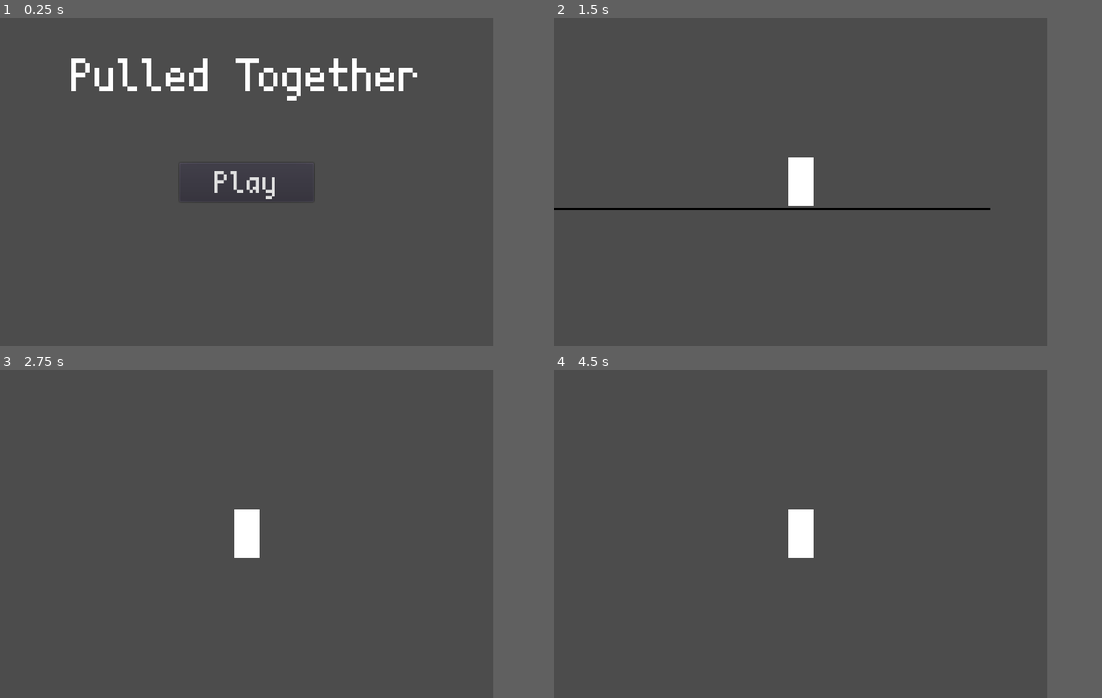
Above: before the commit, frames 1-4 (two rows, left to right).
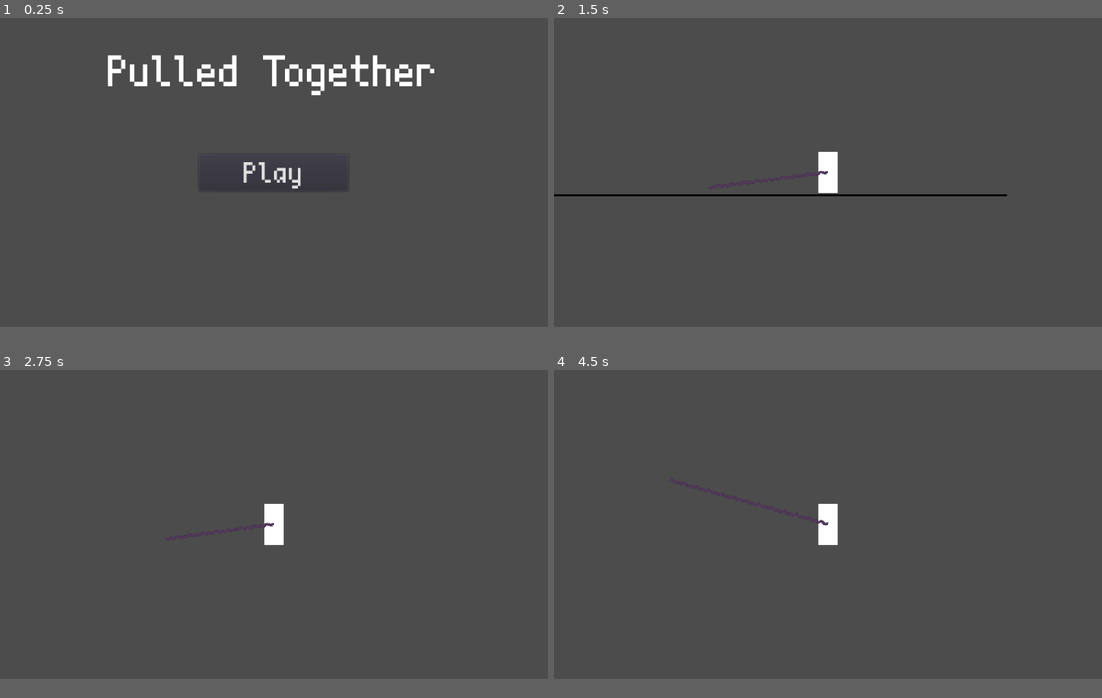
Above: after the commit, the same moments.

Repository: ShadowFungi/Pulled-Together
Game: Godot game, scene res://Scenes/Menus/MainMenu.tscn
Same seed, same stepped clock (60 frames per second), same inputs: the game is played once before the commit and once after it.
Inputs (mouse positions are in pixels of both pictures, inside the frame that each line leads up to):
- Up to frame 1 (0.25 s): no input
- Up to frame 2 (1.5 s): click "Play" at 0.5 s; tap Enter at 1.25 s; move the mouse to (910, 165) at 1.27 s; hold D (move_right) from 1.28 s (still down); click (910, 165) at 1.35 s
- Up to frame 3 (2.75 s): keep holding D (move_right); tap W (jump) at 1.52, 2.27 s; tap Space at 2 s; move the mouse to (147, 550) at 2.02 s; click (147, 550) at 2.1 s
- Up to frame 4 (4.5 s): move the mouse to (849, 461) at 2.77 s; release D (move_right) at 2.78 s; hold A (move_left) 2.78-3.53 s; click (849, 461) at 2.85 s; tap Enter at 3.5 s; move the mouse to (773, 599) at 3.52 s; hold D (move_right) from 3.53 s (still down); click (773, 599) at 3.6 s; tap W (jump) at 3.77 s; tap Space at 4.25 s; move the mouse to (948, 583) at 4.27 s; click (948, 583) at 4.35 s
In our replay, the window is 720x480 before the commit and 800x452 after it. These sizes can differ from the game's own. Grey fills any space a smaller window leaves; there, only what the larger window draws over its background counts as a difference.

The runs differ from the first frame. In frame 1, 3.6% of the frame differs, in the area x 13-80%, y 11-56%; in frame 2, 2.1%; in frame 3, 1.1%; in frame 4, 1.2%.

Commit message:
introducing bugs bugs buggy bugs
improved state machine, started work on grapple, introduced so many bugs

Diff:
--- a/Scenes/Menus/MainMenu.tscn
+++ b/Scenes/Menus/MainMenu.tscn
@@ -18,26 +18,32 @@
 }
 
 [node name="Label" type="Label" parent="."]
-anchor_left = 0.144444
-anchor_top = 0.09375
-anchor_right = 0.855556
-anchor_bottom = 0.252083
-margin_left = -7.62939e-06
+anchor_left = 0.5
+anchor_right = 0.5
+margin_left = -301.511
+margin_top = 44.0
+margin_right = 301.511
+margin_bottom = 120.0
 custom_fonts/font = ExtResource( 3 )
 text = "Pulled Together"
+align = 1
 __meta__ = {
-"_edit_use_anchors_": true
+"_edit_use_anchors_": false
 }
 
 [node name="Start" type="Button" parent="."]
-anchor_left = 0.36377
-anchor_top = 0.440625
-anchor_right = 0.63623
-anchor_bottom = 0.559375
+anchor_left = 0.5
+anchor_top = 0.5
+anchor_right = 0.5
+anchor_bottom = 0.5
+margin_left = -115.523
+margin_top = -28.5
+margin_right = 115.523
+margin_bottom = 28.5
 custom_fonts/font = SubResource( 1 )
 text = "Play"
 __meta__ = {
-"_edit_use_anchors_": true
+"_edit_use_anchors_": false
 }
 
 [connection signal="pressed" from="Start" to="." method="_on_Start_pressed"]
--- a/Scenes/Player/Grapple/Arrow.tscn
+++ b/Scenes/Player/Grapple/Arrow.tscn
@@ -1,14 +1,37 @@
-[gd_scene load_steps=3 format=2]
+[gd_scene load_steps=4 format=2]
 
 [ext_resource path="res://Scripts/Player/Grapple/Arrow.gd" type="Script" id=1]
 [ext_resource path="res://Assets/Sprites/Beam.png" type="Texture" id=2]
 
+[sub_resource type="CircleShape2D" id=1]
+radius = 2.0
+
 [node name="Arrow" type="Node2D"]
 script = ExtResource( 1 )
 
-[node name="Tail" type="Line2D" parent="."]
+[node name="RayCast2D" type="RayCast2D" parent="."]
+cast_to = Vector2( 250, 0 )
+
+[node name="Tail" type="Line2D" parent="RayCast2D"]
+points = PoolVector2Array( 0, 0, 138, 0 )
+width = 20.0
+default_color = Color( 0.628906, 0.628906, 0.628906, 1 )
+texture = ExtResource( 2 )
+texture_mode = 1
 
 [node name="Head" type="Sprite" parent="."]
+visible = false
+rotation = 1.5708
 texture = ExtResource( 2 )
+region_enabled = true
+region_rect = Rect2( 0, 0, 16, 16 )
 
 [node name="Tween" type="Tween" parent="."]
+
+[node name="Area2D" type="Area2D" parent="."]
+gravity_point = true
+
+[node name="CollisionShape2D" type="CollisionShape2D" parent="Area2D"]
+shape = SubResource( 1 )
+
+[node name="MousePos" type="Node2D" parent="."]
--- a/Scenes/Player/Grapple/Hook.tscn
+++ /dev/null
@@ -1,21 +0,0 @@
-[gd_scene load_steps=5 format=2]
-
-[ext_resource path="res://Scripts/Player/Grapple/Hook.gd" type="Script" id=1]
-[ext_resource path="res://Scenes/Player/Grapple/Arrow.tscn" type="PackedScene" id=2]
-[ext_resource path="res://Scripts/Player/Grapple/GrappleFSM.gd" type="Script" id=3]
-[ext_resource path="res://Scenes/Player/Grapple/SnapDetector.tscn" type="PackedScene" id=4]
-
-[node name="Hook" type="Position2D"]
-script = ExtResource( 1 )
-
-[node name="RayCast2D" type="RayCast2D" parent="."]
-cast_to = Vector2( 75, 0 )
-
-[node name="Arrow" parent="." instance=ExtResource( 2 )]
-
-[node name="SnapDetector" parent="." instance=ExtResource( 4 )]
-
-[node name="Cooldown" type="Timer" parent="."]
-
-[node name="StateMachine" type="Node" parent="."]
-script = ExtResource( 3 )
--- a/Scenes/Player/Grapple/SnapDetector.tscn
+++ /dev/null
@@ -1,24 +0,0 @@
-[gd_scene load_steps=4 format=2]
-
-[ext_resource path="res://Scripts/Player/Grapple/SnapDetector.gd" type="Script" id=1]
-
-[sub_resource type="CapsuleShape2D" id=1]
-
-[sub_resource type="CapsuleShape2D" id=2]
-
-[node name="SnapDetector" type="Area2D"]
-script = ExtResource( 1 )
-
-[node name="CapsuleH" type="CollisionShape2D" parent="."]
-position = Vector2( 24, 0 )
-rotation = 1.5708
-shape = SubResource( 1 )
-
-[node name="CapsuleV" type="CollisionShape2D" parent="."]
-position = Vector2( 34, 0 )
-shape = SubResource( 2 )
-
-[node name="RayCast2D" type="RayCast2D" parent="."]
-position = Vector2( 4, 0 )
-enabled = true
-cast_to = Vector2( 15, 0 )
--- a/Scenes/Player/Player.tscn
+++ b/Scenes/Player/Player.tscn
@@ -1,21 +1,22 @@
-[gd_scene load_steps=4 format=2]
+[gd_scene load_steps=5 format=2]
 
 [ext_resource path="res://Scripts/Player/player.gd" type="Script" id=1]
 [ext_resource path="res://Scripts/Player/PlayerFSM.gd" type="Script" id=2]
+[ext_resource path="res://Scenes/Player/Grapple/Arrow.tscn" type="PackedScene" id=3]
 
 [sub_resource type="CapsuleShape2D" id=1]
-radius = 19.0
-height = 34.0
+radius = 15.0
+height = 35.0
 
 [node name="KinematicBody2D" type="KinematicBody2D"]
 collision_layer = 2
 script = ExtResource( 1 )
 
 [node name="ColorRect" type="ColorRect" parent="."]
-margin_left = -18.0
-margin_top = -36.0
-margin_right = 19.0
-margin_bottom = 35.0
+margin_left = -15.0
+margin_top = -32.0
+margin_right = 15.0
+margin_bottom = 32.0
 __meta__ = {
 "_edit_use_anchors_": false
 }
@@ -28,3 +29,5 @@
 
 [node name="Node" type="Node" parent="."]
 script = ExtResource( 2 )
+
+[node name="Arrow" parent="." instance=ExtResource( 3 )]
--- a/Scripts/Player/Grapple/Arrow.gd
+++ b/Scripts/Player/Grapple/Arrow.gd
@@ -1,30 +1,21 @@
 extends Node2D
 
 
-onready var head := $Head
-onready var tail := $Tail
-onready var tween: Tween = $Tween
+onready var tail := $RayCast2D/Tail
+onready var tween : Tween = $Tween
+onready var ray : RayCast2D = $RayCast2D
+onready var mouse := $MousePos
 
-onready var start_length: float = head.position.x
+var posit : Array
 
-var hook_position := Vector2.ZERO setget set_hook_position
-var length := 40.0 setget set_length
-
-
-func set_hook_position(value: Vector2) -> void:
-	hook_position = value
-	var to_target := hook_position - global_position
-	self.length = to_target.length()
-	rotation = to_target.angle()
-# warning-ignore:return_value_discarded
-	tween.interpolate_property(
-			self, 'length', length, start_length,
-			0.25, Tween.TRANS_QUAD, Tween.EASE_OUT)
-# warning-ignore:return_value_discarded
-	tween.start()
-
-
-func set_length(value: float) -> void:
-	length = value
-	tail.points[-1].x = length
-	head.position.x = tail.points[-1].x + tail.position.x
+func contact():
+	mouse.set_global_position(get_global_mouse_position())
+	ray.look_at(get_global_mouse_position())
+	posit = [position, ray.get_cast_to()]
+	if mouse.position.x > self.position.x:
+		ray.cast_to.x = -mouse.position.x
+	if mouse.position.x >= -250:
+		ray.cast_to.x = -mouse.position.x
+	else:
+		ray.cast_to.x = 250
+	tail.set_points(PoolVector2Array(posit))
--- a/Scripts/Player/Grapple/Hook.gd
+++ /dev/null
@@ -1,43 +0,0 @@
-tool
-extends Position2D
-# Throws a raycast that can interact with Hookable bodies and calculate a pull vector towards those bodies.
-# The raycast is updated manually for greater precision with where the player is aiming
-# Draws the hook's range in the editor
-
-
-# warning-ignore:unused_signal
-signal hooked_onto_target(target_global_position)
-
-onready var ray_cast: RayCast2D = $RayCast2D
-onready var arrow: Node2D = $Arrow
-onready var snap_detector: Area2D = $SnapDetector
-onready var cooldown: Timer = $Cooldown
-
-var is_aiming := false setget set_is_aiming
-var is_active := true setget set_is_active
-
-onready var _radius: float = snap_detector.calculate_length()
-
-func _ready() -> void:
-	if Engine.editor_hint:
-		update()
-
-
-func can_hook() -> bool:
-	return is_active and snap_detector.has_target() and cooldown.is_stopped()
-
-
-func get_aim_direction() -> Vector2:
-	var direction := Vector2.ZERO
-	direction = get_global_mouse_position()
-	return direction
-
-
-func set_is_aiming(value: bool) -> void:
-	is_aiming = value
-	Engine.time_scale = 0.05 if is_aiming == true else 1.0
-
-
-func set_is_active(value: bool) -> void:
-	is_active = value
-	set_process_unhandled_input(value)
--- a/Scripts/Player/Grapple/SnapDetector.gd
+++ /dev/null
@@ -1,25 +0,0 @@
-tool
-extends Area2D
-# Detects and returns the best snapping target for the hook
-
-
-onready var ray_cast: RayCast2D = $RayCast2D
-
-
-func _ready() -> void:
-	if Engine.editor_hint:
-		set_physics_process(false)
-	ray_cast.set_as_toplevel(true)
-
-
-# Returns the length of the hook, from the origin to the tip of the collision shape
-# Used to draw the hook's radius in the editor
-func calculate_length() -> float:
-	var length := -1.0
-	for collider in [$CapsuleH, $CapsuleV]:
-		if not collider:
-			continue
-		var capsule: CapsuleShape2D = collider.shape
-		var capsule_length: float = collider.position.length() + capsule.height / 2 * sin(collider.rotation) + capsule.radius
-		length = max(length, capsule_length)
-	return length
--- a/Scripts/Player/player.gd
+++ b/Scripts/Player/player.gd
@@ -16,6 +16,7 @@
 	_velocity.y += gravity * delta
 
 func apply_movement():
+	$Arrow.contact()
 	var _horizontal_direction = (
 		Input.get_action_strength("move_right")
 		- Input.get_action_strength("move_left")
--- a/project.godot
+++ b/project.godot
@@ -26,8 +26,10 @@
 
 [display]
 
-window/size/width=720
+window/size/width=848
 window/size/height=480
+window/stretch/mode="viewport"
+window/stretch/aspect="keep"
 
 [input]
 
@@ -77,6 +79,7 @@
 [rendering]
 
 quality/driver/driver_name="GLES2"
+2d/snapping/use_gpu_pixel_snap=true
 vram_compression/import_etc=true
 vram_compression/import_etc2=false
 environment/default_environment="res://default_env.tres"
Not shown, changed: .mono/metadata/ide_messaging_meta.txt
Binary file changed: Assets/Sprites/Beam.png
